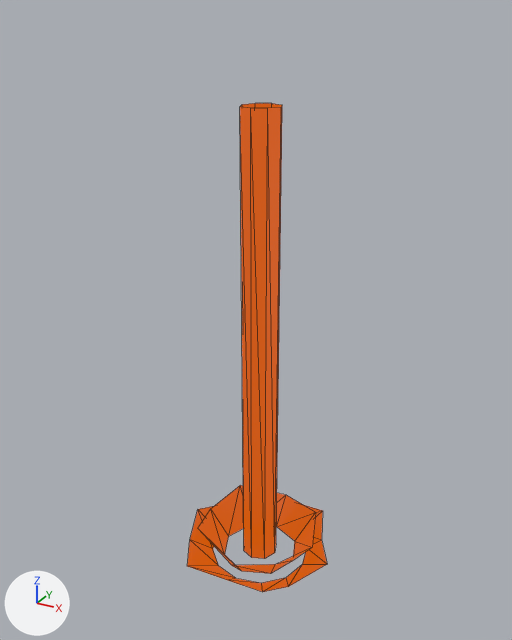
The glTF model TCG-Framework-Client/models/tcg-framework/card-spells/spell-firebolt.glb: old version first, new version second.
Camera for both pictures: a 50 mm lens placed at (4.94, -9.14, 9.18), pointed at (-0.08, -0.02, 4.62). Lighting does not change. The marker at lower left points along +X, +Y and +Z. Mesh edges are drawn as thin lines. Vertices at the same position are counted once.

In view in the first picture: 'Beam'.
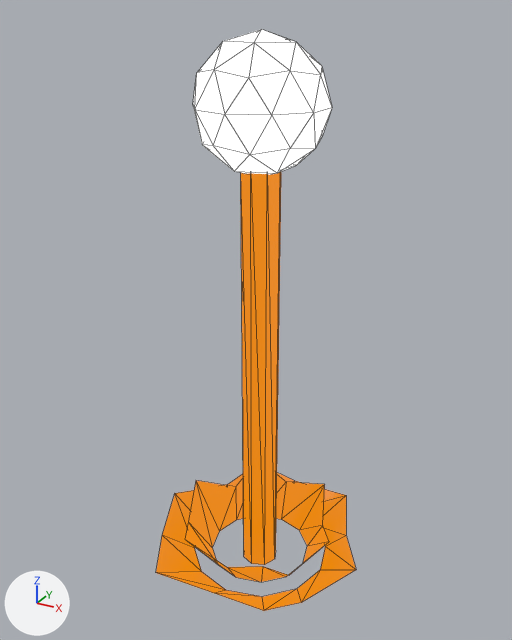
The change, as a list of edits to the scene's bpy script:
```text
Add img_palette_emission:
    img_palette_emission = load_image('palette_emission', '_unpacked/palette_emission', 64, 64, 'sRGB')
Add img_palette_color:
    img_palette_color = load_image('palette_color', '_unpacked/palette_color', 64, 64, 'sRGB')
Change mat_fire:
    where n0 = _N.new('ShaderNodeBsdfPrincipled'); n0.name = 'Principled BSDF'
    remove n0.inputs[0].default_value = (0.0, 0.0, 0.0, 1.0)  # 'Base Color', black #000000
    remove n0.inputs[27].default_value = (0.604, 0.0898, 0.0, 1.0)  # 'Emission Color', orange #cc5500
    add n2 = _N.new('ShaderNodeTexImage'); n2.name = 'Image Texture'
    add n2.image = img_palette_emission
    add n2.interpolation = 'Closest'
    add n3 = _N.new('ShaderNodeTexImage'); n3.name = 'Image Texture.001'
    add n3.image = img_palette_color
    add n3.interpolation = 'Closest'
    add _L.new(n2.outputs[0], n0.inputs[27])  # 'Color' to 'Emission Color'
    add _L.new(n3.outputs[0], n0.inputs[0])  # 'Color' to 'Base Color'
Change me_cylinder:
    used by ob_beam; location = (0.0, 0.0, 0.0)
    remove me_cylinder.from_pydata(...)  # 56 vertices, 56 faces; spans x -1.35..1.37, y -1.35..1.24, z 0.0..7.92
    add me_cylinder.from_pydata(...)  # 106 vertices, 144 faces; spans x -1.88..1.92, y -1.87..1.73, z -0.12..8.92
    me_cylinder part 1: the loose piece of 16 vertices spanning x -0.31..0.31, y -0.31..0.31, z 0.02..7.92 is scaled about its middle by (1, 1, 0.929), then moved by (0.0, 0.0, -0.42)
    me_cylinder part 2: the loose piece of 24 vertices spanning x -1.35..1.37, y -1.35..1.24, z 0.0..0.39 is scaled about its middle by 1.39, then moved by (0.01, -0.02, 0.1)
    me_cylinder part 3: a new loose piece, an icosphere of 80 faces spanning x -0.95..0.95, y -1.0..1.0, z 6.92..8.92, in mat_fire
    me_cylinder part 4: the loose piece of 16 vertices spanning x -1.06..1.04, y -1.03..1.06, z 0.0..0.71 is rebuilt with 24 vertices and now spans x -1.37..1.39, y -1.37..1.26, z 0.03..1.05
```

What differs and where, as boxes (x1, y1, x2, y2) in the pictures (512 x 640 px; the box of a moved part takes in the faces that stretch with it):
'Beam', surface changed, reshaped (43% wider, 19% taller): before (187, 103, 327, 592); after (156, 29, 356, 611)
part 1 of me_cylinder, moved or reshaped: before (240, 103, 282, 559); after (241, 172, 281, 565)
part 2 of me_cylinder, moved or reshaped: before (187, 504, 327, 592); after (156, 473, 356, 611)
part 3 of me_cylinder, added: after (193, 29, 332, 175)
part 4 of me_cylinder, rebuilt: before (198, 485, 316, 574); after (185, 475, 329, 582)
